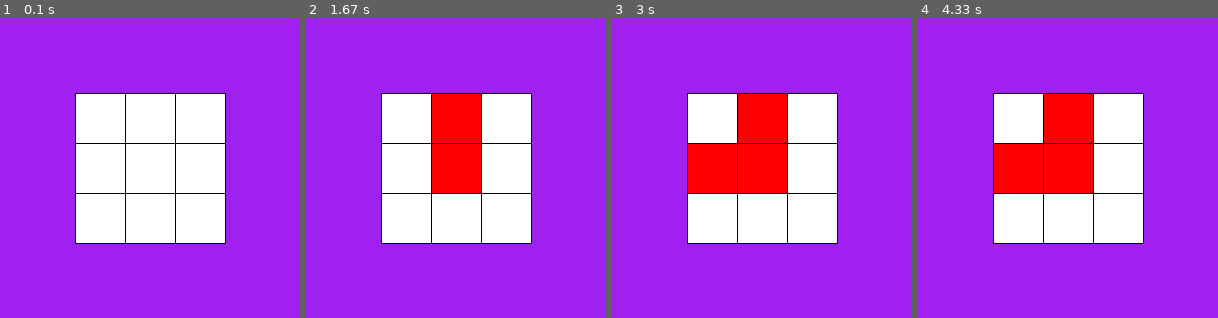
Above: before the commit, frames 1-4 (left to right).
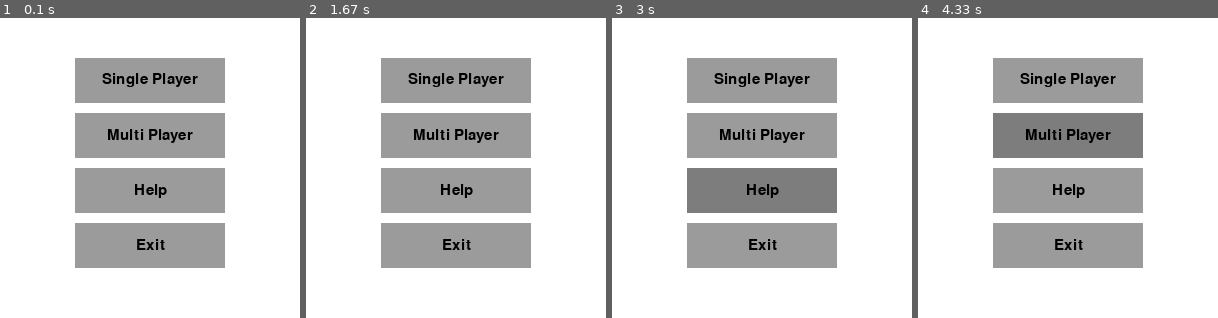
Above: after the commit, the same moments.

Repository: Erickkbentz/tic-tac-toe
Game: pygame game, started from pygame-main.py
Same seed, same stepped clock (60 frames per second), same inputs: the game is played once before the commit and once after it.
Inputs (mouse positions are in pixels of both pictures, inside the frame that each line leads up to):
- Up to frame 1 (0.1 s): no input
- Up to frame 2 (1.67 s): press the mouse at (456, 168) at 0.37 s; move the mouse to (420, 168) at 0.47 s; release the mouse at (384, 171) at 0.6 s; press the mouse at (456, 81) at 0.7 s; move the mouse to (507, 141) at 0.8 s; release the mouse at (561, 204) at 0.93 s; press the mouse at (456, 135) at 1.03 s; move the mouse to (486, 132) at 1.13 s; release the mouse at (519, 129) at 1.27 s; press the mouse at (456, 189) at 1.37 s; move the mouse to (513, 234) at 1.47 s; release the mouse at (570, 282) at 1.6 s
- Up to frame 3 (3 s): press the mouse at (762, 189) at 1.7 s; move the mouse to (738, 129) at 1.8 s; release the mouse at (714, 69) at 1.93 s; press the mouse at (762, 246) at 2.03 s; move the mouse to (753, 213) at 2.13 s; release the mouse at (744, 183) at 2.27 s; press the mouse at (762, 81) at 2.37 s; move the mouse to (732, 78) at 2.47 s; release the mouse at (705, 78) at 2.6 s; click (687, 180) at 2.72 s
- Up to frame 4 (4.33 s): press the mouse at (1068, 81) at 3.03 s; move the mouse to (1032, 180) at 3.13 s; release the mouse at (996, 282) at 3.27 s; press the mouse at (1068, 246) at 3.87 s; move the mouse to (1056, 222) at 3.97 s; release the mouse at (1041, 198) at 4.1 s; press the mouse at (1068, 135) at 4.2 s; move the mouse to (1089, 138) at 4.3 s

The runs differ from the first frame. In frame 1, 95% of the frame differs, in the area x 0-100%, y 0-100%; in frame 2, 96%; in frame 3, 97%; in frame 4, 97%.

Commit message:
Add menu

Diff:
--- a/pygame-main.py
+++ b/pygame-main.py
@@ -19,7 +19,43 @@
 
 cell_colors = [[(255, 255, 255) for _ in range(grid_size)] for _ in range(grid_size)]  # initialize with white color
 
+
+def menu_button(string, x, y, width, height, color, hover_color):
+    mouse = pygame.mouse.get_pos()
+    if x + width > mouse[0] > x and y + height > mouse[1] > y:
+        pygame.draw.rect(screen, hover_color, (x, y, width, height))
+        print("Button clicked")
+    else:
+        pygame.draw.rect(screen, color, (x, y, width, height))
+    font = pygame.font.Font('freesansbold.ttf', 15)
+    text = font.render(string, True, (0, 0, 0))
+    text_rect = text.get_rect()
+    text_rect.center = (x + width // 2, y + height // 2)
+    screen.blit(text, text_rect)
+
+
+def menu():
+    menu_button("Single Player", 75, 40, 150, 45, (155, 155, 155), (125, 125, 125))
+    menu_button("Multi Player", 75, 95, 150, 45, (155, 155, 155), (125, 125, 125))
+    menu_button("Help", 75, 150, 150, 45, (155, 155, 155), (125, 125, 125))
+    menu_button("Exit", 75, 205, 150, 45, (155, 155, 155), (125, 125, 125))
+
+
+def draw_board():
+    # Draw the cells
+    for x in range(grid_size):
+        for y in range(grid_size):
+            pygame.draw.rect(screen, cell_colors[x][y], pygame.Rect(start_x + x * cell_size, start_y + y * cell_size, cell_size, cell_size))
+
+    # Draw the grid
+    for x in range(grid_size + 1):
+        pygame.draw.line(screen, grid_color, (start_x + x * cell_size, start_y), (start_x + x * cell_size, start_y + cell_size * grid_size))
+    for y in range(grid_size + 1):
+        pygame.draw.line(screen, grid_color, (start_x, start_y + y * cell_size), (start_x + cell_size * grid_size, start_y + y * cell_size))
+
+
 while running:
+    pygame.display.set_caption("Tic Tac Toe")
     # poll for events
     # pygame.QUIT event means the user clicked X to close your window
     for event in pygame.event.get():
@@ -45,24 +81,16 @@
                 cell_x = (mouse_x - start_x) // cell_size
                 cell_y = (mouse_y - start_y) // cell_size
                 print(f"Mouse clicked in cell ({cell_x}, {cell_y})")
-                cell_colors[cell_x][cell_y] = (255, 0, 0)
+                cell_colors[cell_x][cell_y] = (150, 150, 150)
 
 
     # fill the screen with a color to wipe away anything from last frame
-    screen.fill("purple")
+    screen.fill("white")
 
     # RENDER YOUR GAME HERE
 
-    # Draw the cells
-    for x in range(grid_size):
-        for y in range(grid_size):
-            pygame.draw.rect(screen, cell_colors[x][y], pygame.Rect(start_x + x * cell_size, start_y + y * cell_size, cell_size, cell_size))
+    menu()
 
-    # Draw the grid
-    for x in range(grid_size + 1):
-        pygame.draw.line(screen, grid_color, (start_x + x * cell_size, start_y), (start_x + x * cell_size, start_y + cell_size * grid_size))
-    for y in range(grid_size + 1):
-        pygame.draw.line(screen, grid_color, (start_x, start_y + y * cell_size), (start_x + cell_size * grid_size, start_y + y * cell_size))
 
     # flip() the display to put your work on screen
     pygame.display.flip()
